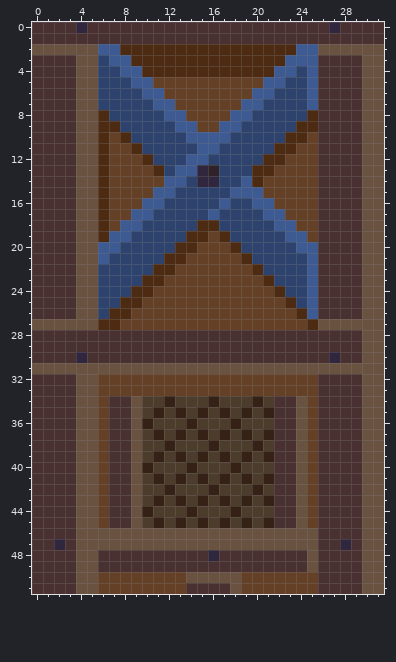
Pixel-art sprite -- kingslayer/resources/images/resource_collector_blue.png. Above is the file before it was changed.
The file is 32x52 pixels. Colours within 5 levels of each other are drawn and written as one.
The same view after the edit:
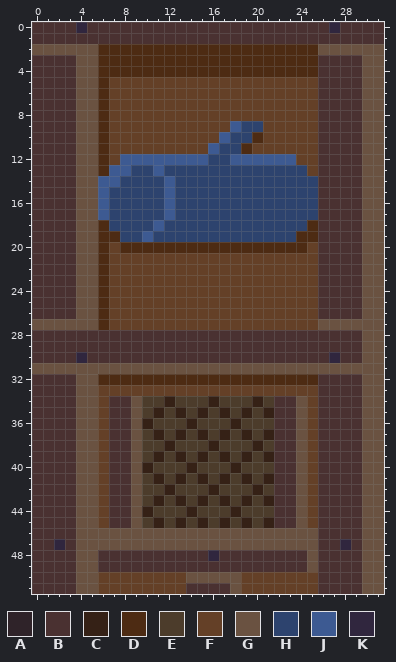
Palette (. is transparent): A #2f2329  B #4a3131  C #352116  D #4d2b13  E #4c3c2b  F #644027  G #6a5241  H #2d436e  J #3d5a92  K #30263e
The edit:
Colour D replaces colour F in rows 18 to 19 at x 25; in row 20 at x 15 to 17; in row 32 at x 6 to 25.
Colour D replaces colour H in row 3 at x 6; in row 4 at x 6 to 7 and 24; in rows 5 to 7 at x 6; in row 10 at x 20; in row 11 at x 19; in row 20 at x 8 to 12 and 19 to 23.
Colour D replaces colour H in rows 22 to 26 at x 6.
Colour D replaces colour J in row 2 at x 6 to 7 and 24 to 25; in row 3 at x 7 to 8 and 23 to 25; in row 4 at x 8 to 9, 22 to 23 and 25; in row 19 at x 7 and 24; in row 20 at x 6 and 24; in row 21 at x 6.
Colour F replaces colour D in row 8 at x 25; in row 9 at x 7 and 24 to 25; in row 10 at x 8 and 23 to 24; in row 11 at x 9 and 22 to 23; in row 21 at x 12 to 13 and 19; in row 22 at x 11 to 12 and 20.
Colour F replaces colour D in row 23 at x 10 to 11 and 21; in row 24 at x 9 to 10 and 22; in row 25 at x 8 to 9 and 23; in row 26 at x 7 to 8 and 24; in row 27 at x 7 and 25.
Colour F replaces colour H in row 5 at x 7 to 8 and 23 to 24; in row 6 at x 7 to 9 and 22 to 24; in row 7 at x 7 to 10 and 21 to 24; in row 8 at x 7 to 11 and 20 to 24; in row 9 at x 8 to 12 and 21 to 23; in row 10 at x 9 to 13 and 21 to 22.
Colour F replaces colour H in row 11 at x 10 to 14 and 20 to 21; in row 21 at x 7 to 11 and 20 to 24; in row 22 at x 7 to 10 and 21 to 24; in row 23 at x 7 to 9 and 22 to 24; in row 24 at x 7 to 8 and 23 to 24; in row 25 at x 7 and 24.
Colour F replaces colour J in row 5 at x 9 to 10, 21 to 22 and 25; in row 6 at x 10 to 11, 20 to 21 and 25; in row 7 at x 11 to 12, 19 to 20 and 25; in row 8 at x 12 to 13 and 18 to 19; in row 9 at x 13 to 14 and 17; in row 10 at x 14 to 16.
Colour F replaces colour J in row 11 at x 15; in row 20 at x 7 and 25; in rows 21 to 26 at x 25.
Colour H replaces colour A in row 13 at x 16.
Colour H replaces colour D in row 13 at x 20 to 21; in row 14 at x 20; in row 18 at x 15 to 16; in row 19 at x 14 to 15 and 17.
Colour H replaces colour F in row 13 at x 9 to 10 and 22 to 24; in row 14 at x 8 to 11 and 21 to 25; in row 15 at x 7 to 10 and 21 to 25; in row 16 at x 7 to 9 and 22 to 25; in row 17 at x 7 to 8 and 23 to 25; in row 18 at x 7 and 24.
Colour H replaces colour F in row 19 at x 16.
Colour H replaces colour J in row 13 at x 13 to 14; in row 14 at x 13 and 19; in row 15 at x 11 and 18 to 20; in row 16 at x 10 to 11, 17 and 20 to 21; in row 17 at x 9 to 10, 16 and 21 to 22; in row 18 at x 8 to 9 and 22 to 23.
Colour H replaces colour J in row 19 at x 8 and 23.
Colour H replaces colour K in row 13 at x 15; in row 14 at x 15 to 16.
Colour J replaces colour D in row 12 at x 10 and 21 to 22; in row 13 at x 11; in rows 14 to 17 at x 6.
Colour J replaces colour F in row 12 at x 8 to 9 and 23; in row 13 at x 7 to 8; in row 14 at x 7.
Colour J replaces colour H in row 12 at x 11 to 13 and 18 to 20; in rows 16 to 17 at x 12; in row 18 at x 11; in row 19 at x 10.
Pixel boxes of the changes (left, top, right, bottom) in both pictures:
changed: (98, 44, 318, 385)
